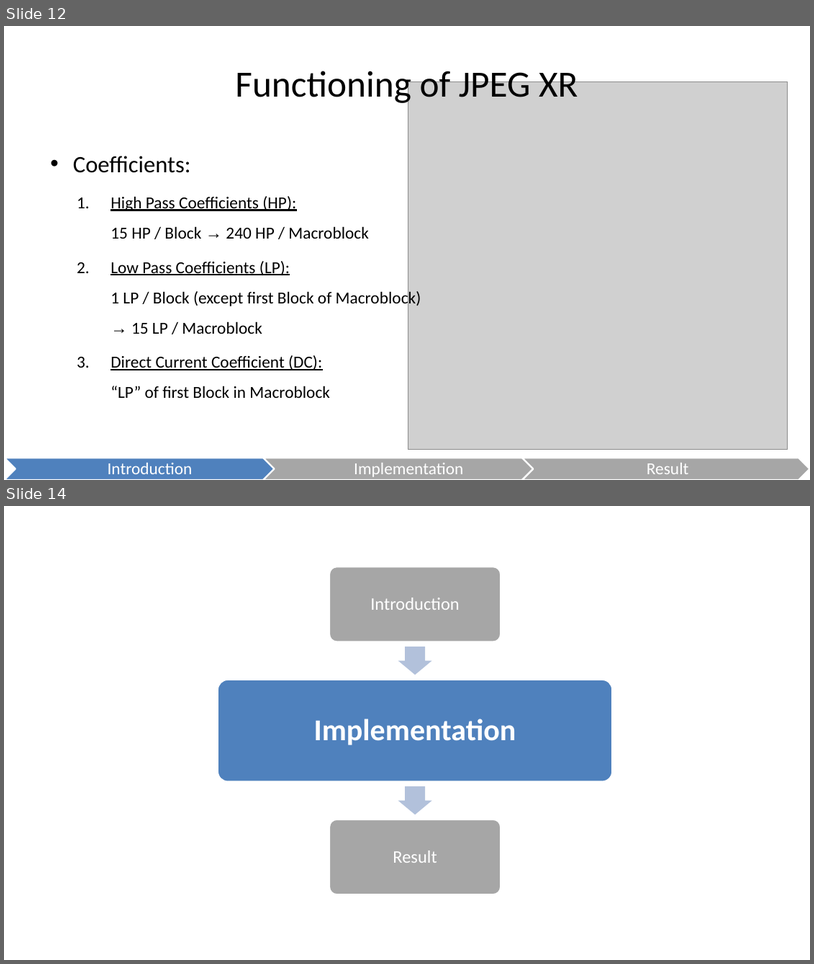
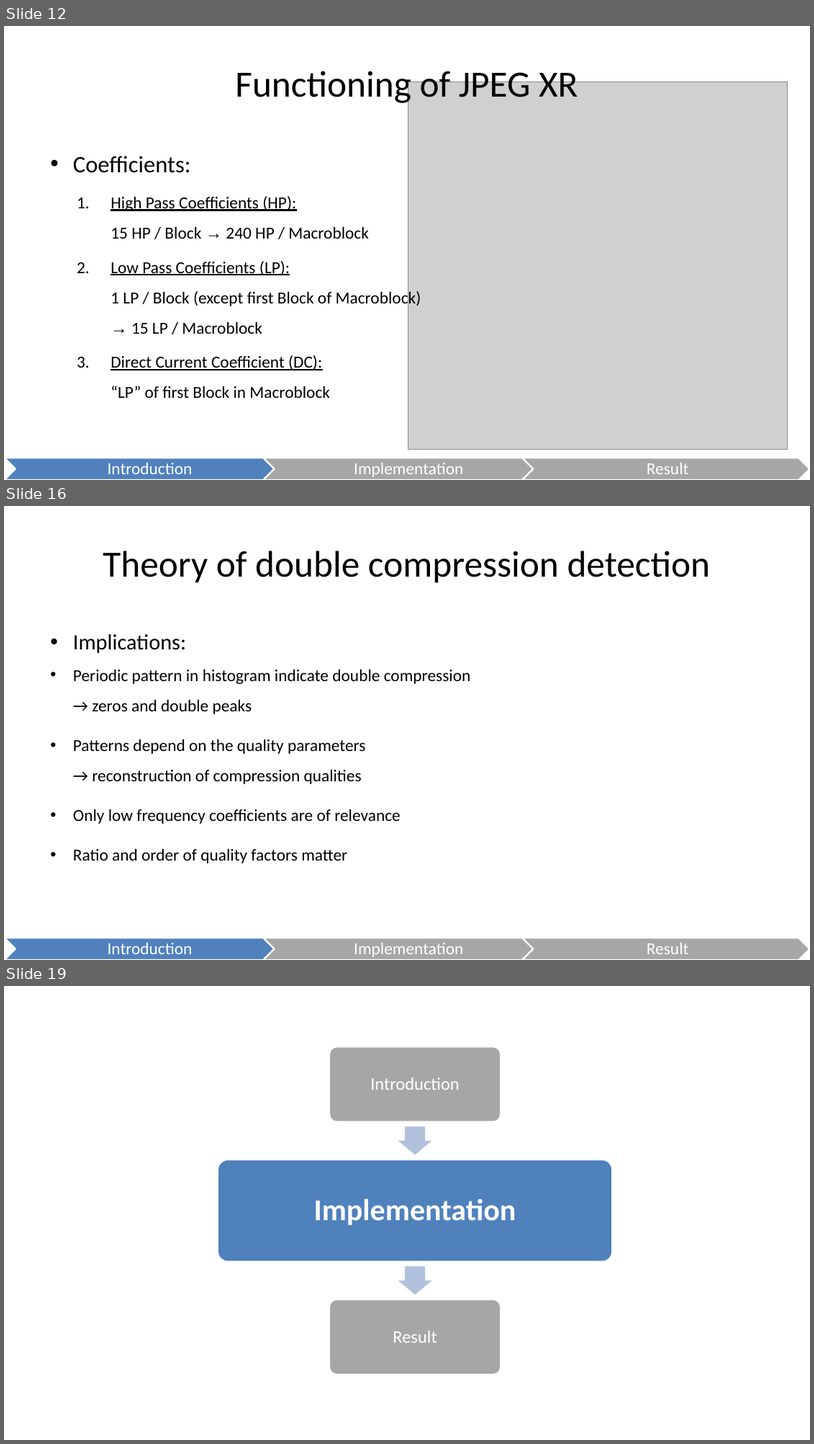
Before and after one commit to danielkocher/media_security_ps, a slide deck: JPEG XR.odp. Shown one above the other, each under a label of ours: slides 12 and 14 before the commit, slides 12, 16 and 19 after it; the slides between them are not shown. The pictures are 814x964 and 814x1444 pixels, drawn with LibreOffice and Linux fonts; fonts in the diff are those of the drawing; grey boxes stand for pictures. Boxes give left, top, right and bottom in pixels: in the first picture for what was removed or moved away, otherwise in the second. Text is boxed around its words. In the diff, an @@ line names an element or a change of style, - is before the commit and + after.

```diff
--- a/JPEG XR.odp
+++ b/JPEG XR.odp
@@ slide 16 added at bbox=[4, 506, 810, 960], background #FFFFFF @@
@@ title added at bbox=[103, 551, 711, 583], 44 pt, text #000000 @@
+Theory of double compression detection
@@ text added at bbox=[73, 634, 471, 863], 20 pt, text #000000 @@
+• Implications:
+  • Periodic pattern in histogram indicate double compression
+    → zeros and double peaks
+  • Patterns depend on the quality parameters
+    → reconstruction of compression qualities
+  • Only low frequency coefficients are of relevance
+  • Ratio and order of quality factors matter
@@ freeform shape added at bbox=[4, 937, 292, 960], fill #4F81BD, outline #FFFFFF 2.01 pt, 20 pt, text #FFFFFF @@
+Introduction
@@ freeform shape added at bbox=[263, 937, 551, 960], fill #A6A6A6, outline #FFFFFF 2.01 pt, 20 pt, text #FFFFFF @@
+Implementation
@@ freeform shape added at bbox=[522, 937, 810, 960], fill #A6A6A6, outline #FFFFFF 2.01 pt, 20 pt, text #FFFFFF @@
+Result
@@ what was slide 14 is now slide 19 @@
```
Also in this commit, not shown: 6 slides changed, 5 other slides added.
